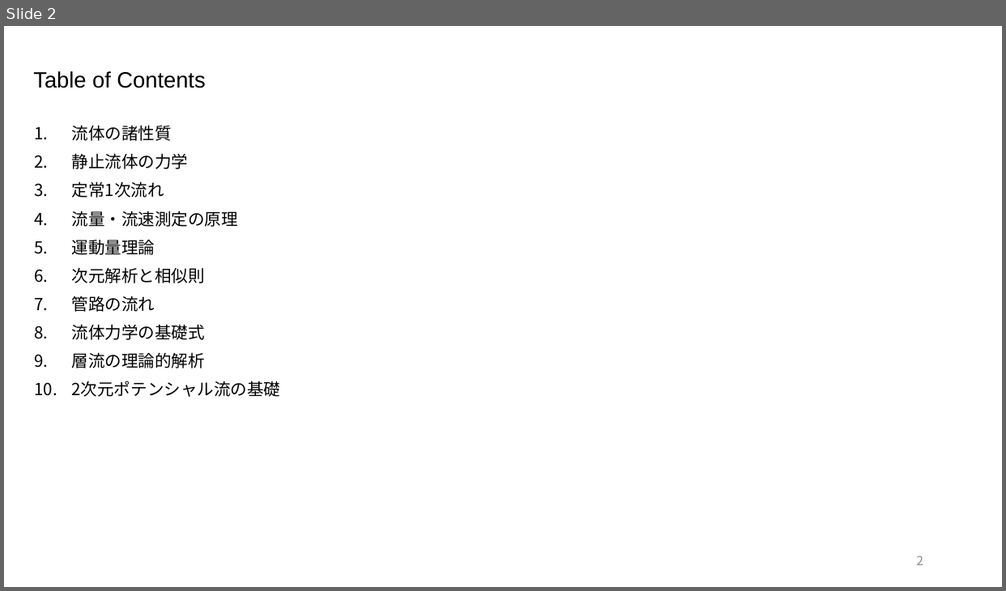
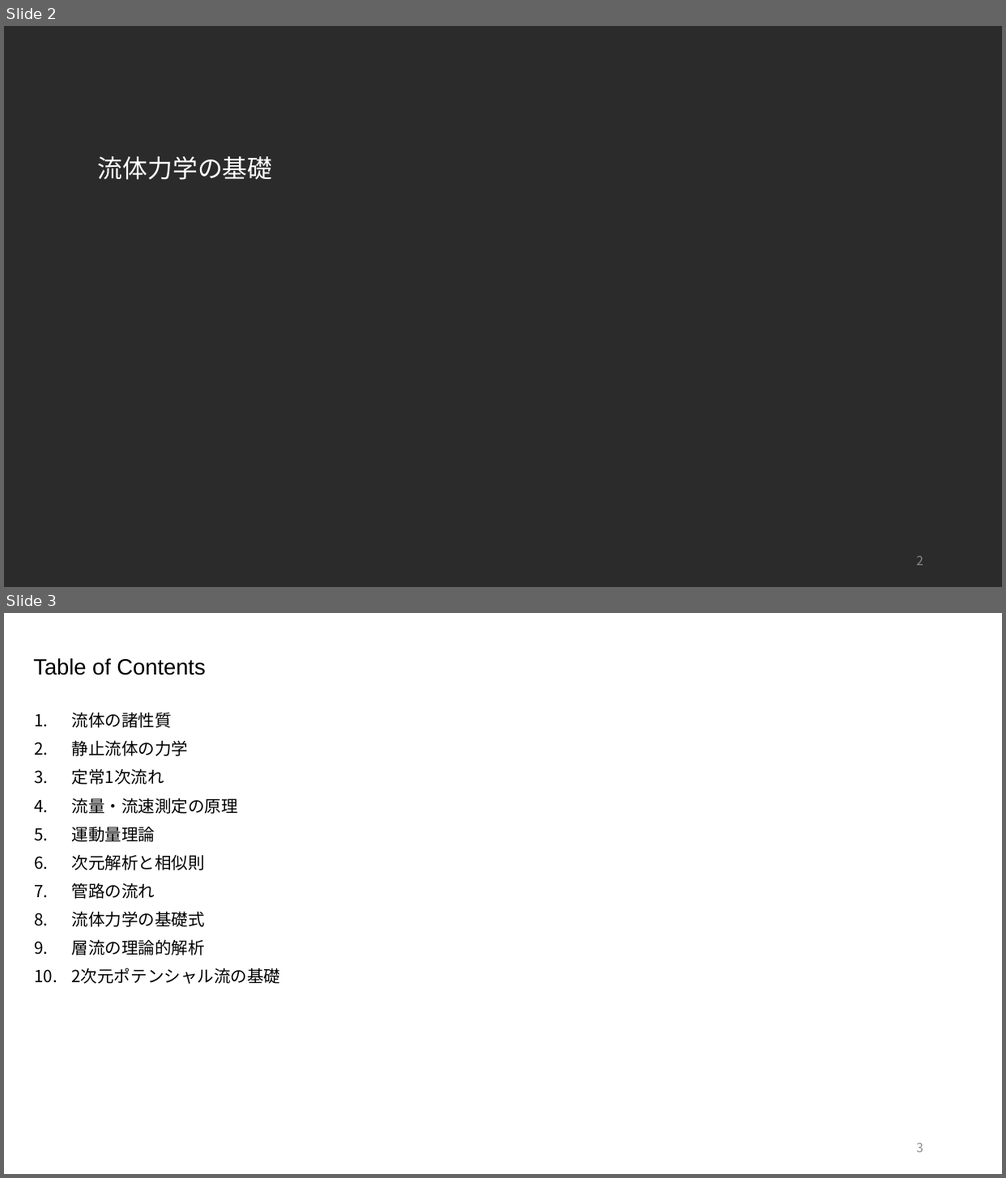
Before and after one commit to akmiccom/markdown_powerpoint, a slide deck: Basics_of_Fluid_Mechanics/Basics_of_Fluid_Mechanics.pptx. Shown one above the other, each under a label of ours: slide 2 before the commit, slides 2 and 3 after it. The pictures are 1006x591 and 1006x1178 pixels, drawn with LibreOffice and Linux fonts; fonts in the diff are those of the drawing; background and template pictures are left out; a plain dark background stands for a picture behind light text. Boxes give left, top, right and bottom in pixels: in the first picture for what was removed or moved away, otherwise in the second. Text is boxed around its words. In the diff, an @@ line names an element or a change of style, - is before the commit and + after.

```diff
--- a/Basics_of_Fluid_Mechanics/Basics_of_Fluid_Mechanics.pptx
+++ b/Basics_of_Fluid_Mechanics/Basics_of_Fluid_Mechanics.pptx
@@ slide 2 added at (x1=4, y1=26, x2=1002, y2=587), background picture (left out) @@
@@ title added at (x1=98, y1=156, x2=273, y2=180), 18 pt, text #FFFFFF @@
+流体力学の基礎
@@ page number added at (x1=916, y1=556, x2=923, y2=565), 9 pt, text #8C8C8C @@
+2
@@ what was slide 2 is now slide 3 @@
@@ page number at (x1=916, y1=1143, x2=923, y2=1152): text changed @@
-2
+3
```
Also in this commit, not shown: 6 slides changed, 12 other slides added, 7 other files.
